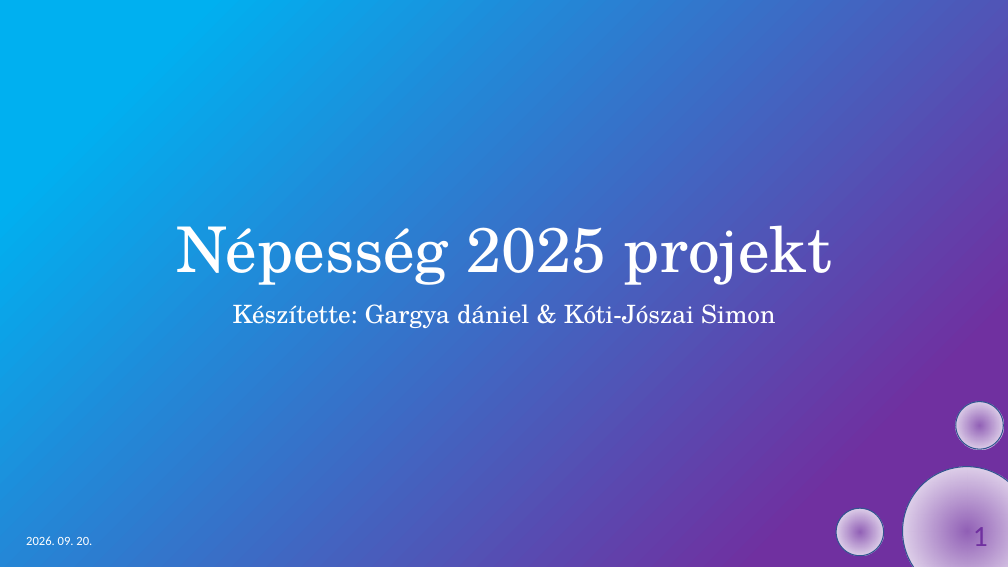
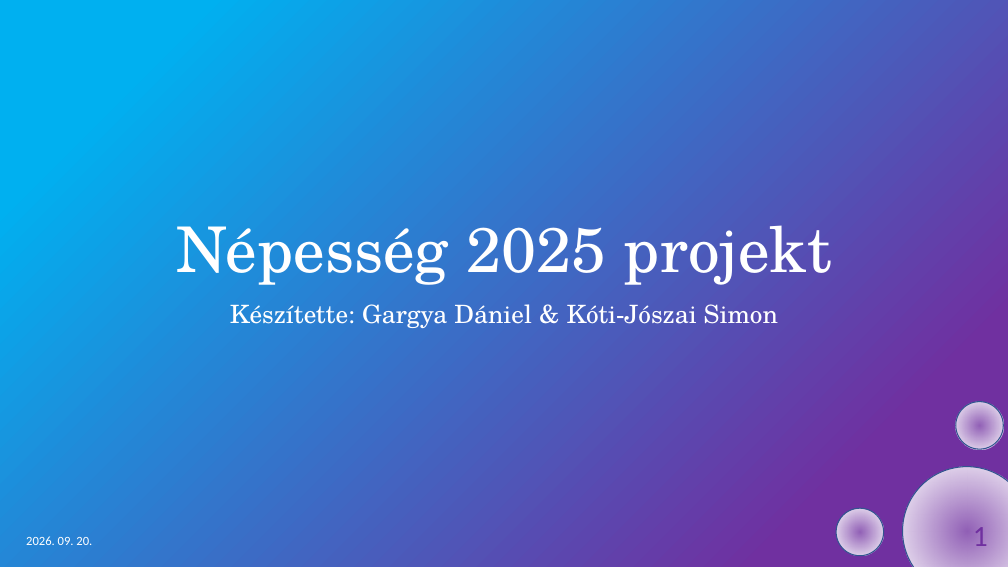
Before and after one commit to Almagyar/nepesseg2025, a slide deck: slide 1 of Népesség 2025 projekt.pptx. Drawn at 1008x567 pixels with LibreOffice and Linux fonts; fonts in the diff are those of the drawing. Boxes give left, top, right and bottom in pixels: in the first picture for what was removed or moved away, otherwise in the second. Text is boxed around its words. In the diff, an @@ line names an element or a change of style, - is before the commit and + after.

```diff
--- a/Népesség 2025 projekt.pptx
+++ b/Népesség 2025 projekt.pptx
@@ subtitle at <box>230,304,778,328</box>: text changed @@
-Készítette: Gargya dániel & Kóti-Jószai Simon
+Készítette: Gargya Dániel & Kóti-Jószai Simon
```
Also in this commit, not shown: 1 other file.
